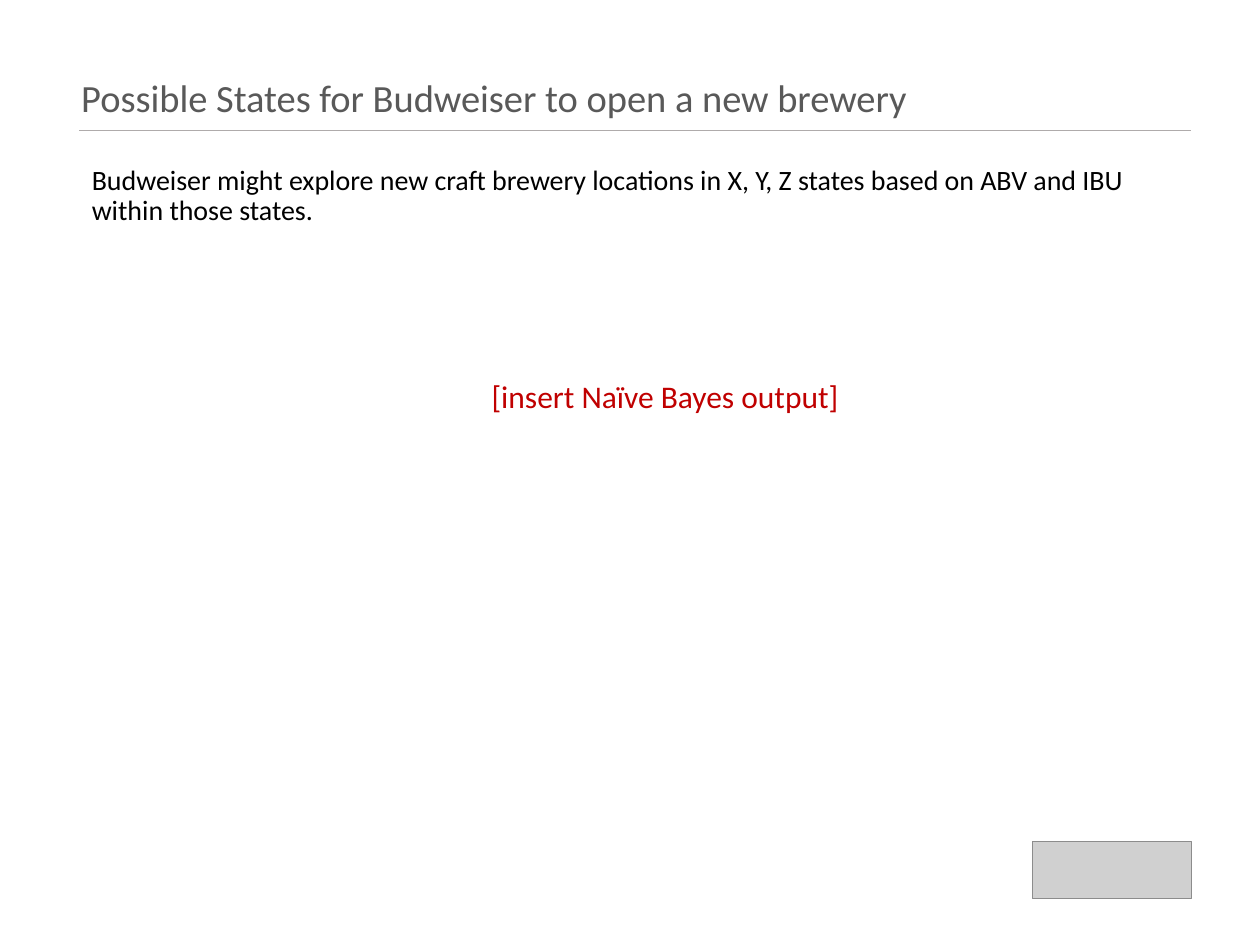
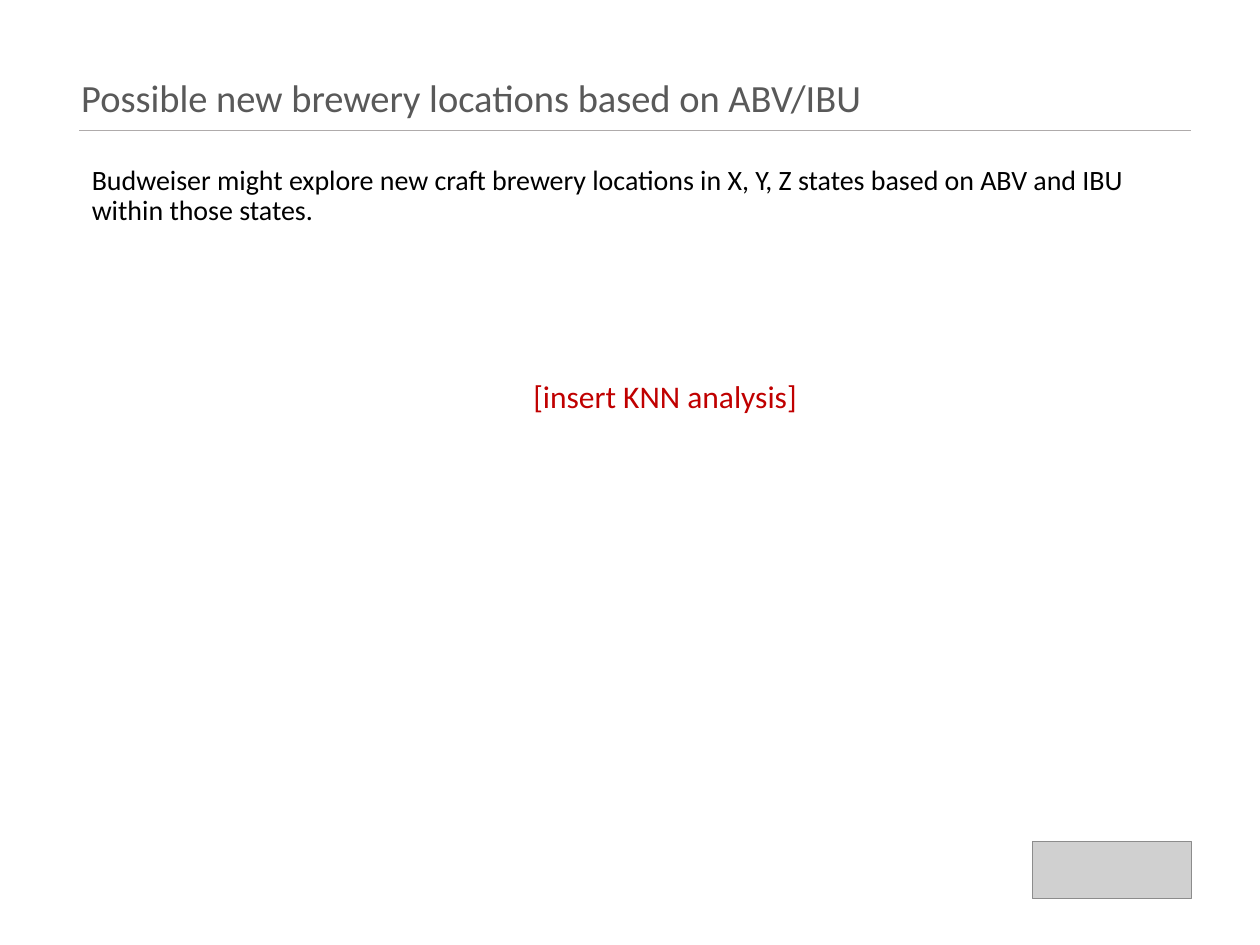
Before and after one commit to kristxh/6306-CaseStudy1-Beer, a slide deck: slide 16 of case_study_1_budweiser.pptx (slide 15 before the commit). Drawn at 1260x945 pixels with LibreOffice and Linux fonts; fonts in the diff are those of the drawing; grey boxes stand for pictures. Boxes give left, top, right and bottom in pixels: in the first picture for what was removed or moved away, otherwise in the second. Text is boxed around its words. In the diff, an @@ line names an element or a change of style, - is before the commit and + after.

```diff
--- a/case_study_1_budweiser.pptx
+++ b/case_study_1_budweiser.pptx
@@ title at bbox=[81, 85, 861, 118]: text changed @@
-Possible States for Budweiser to open a new brewery
+Possible new brewery locations based on ABV/IBU
@@ text at bbox=[533, 385, 796, 413]: text changed @@
-[insert Naïve Bayes output]
+[insert KNN analysis]
```
Also in this commit, not shown: 4 other slides changed, 2 slides added, 9 other files.
